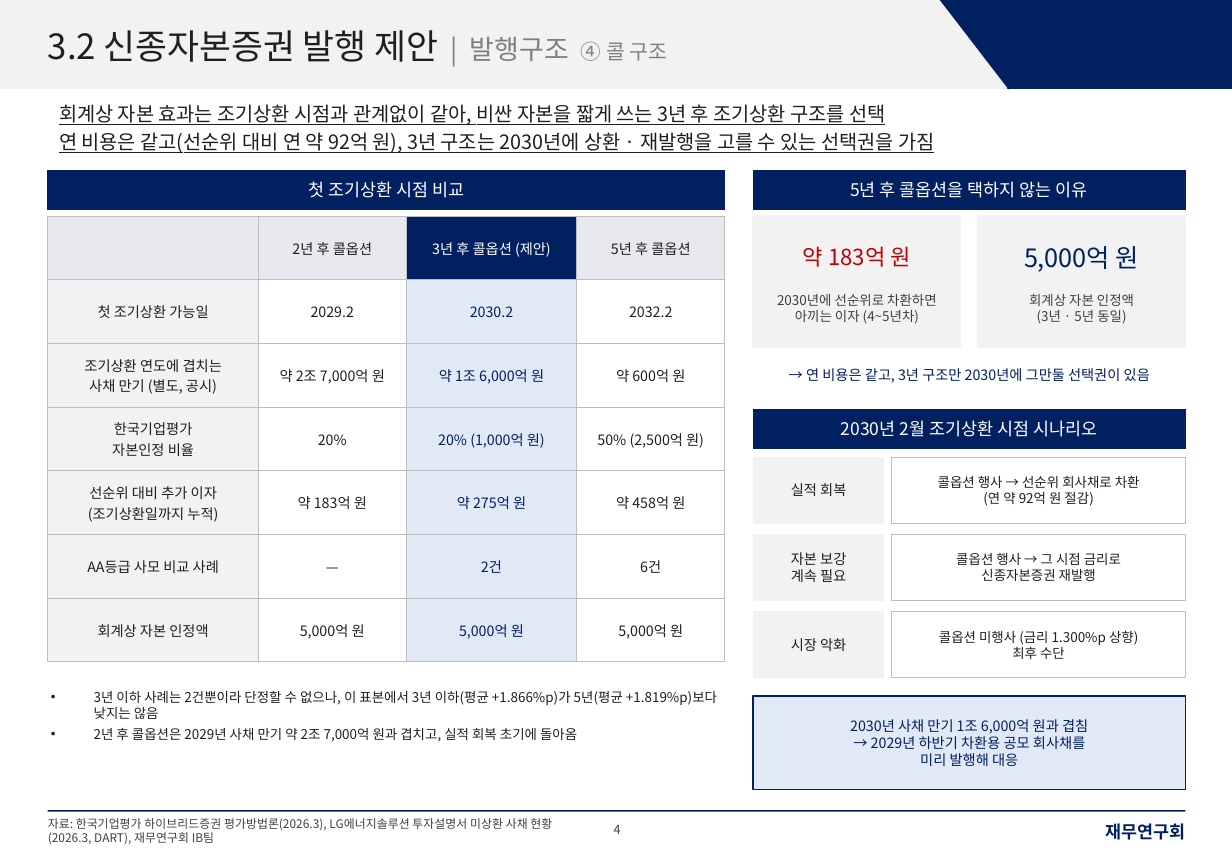
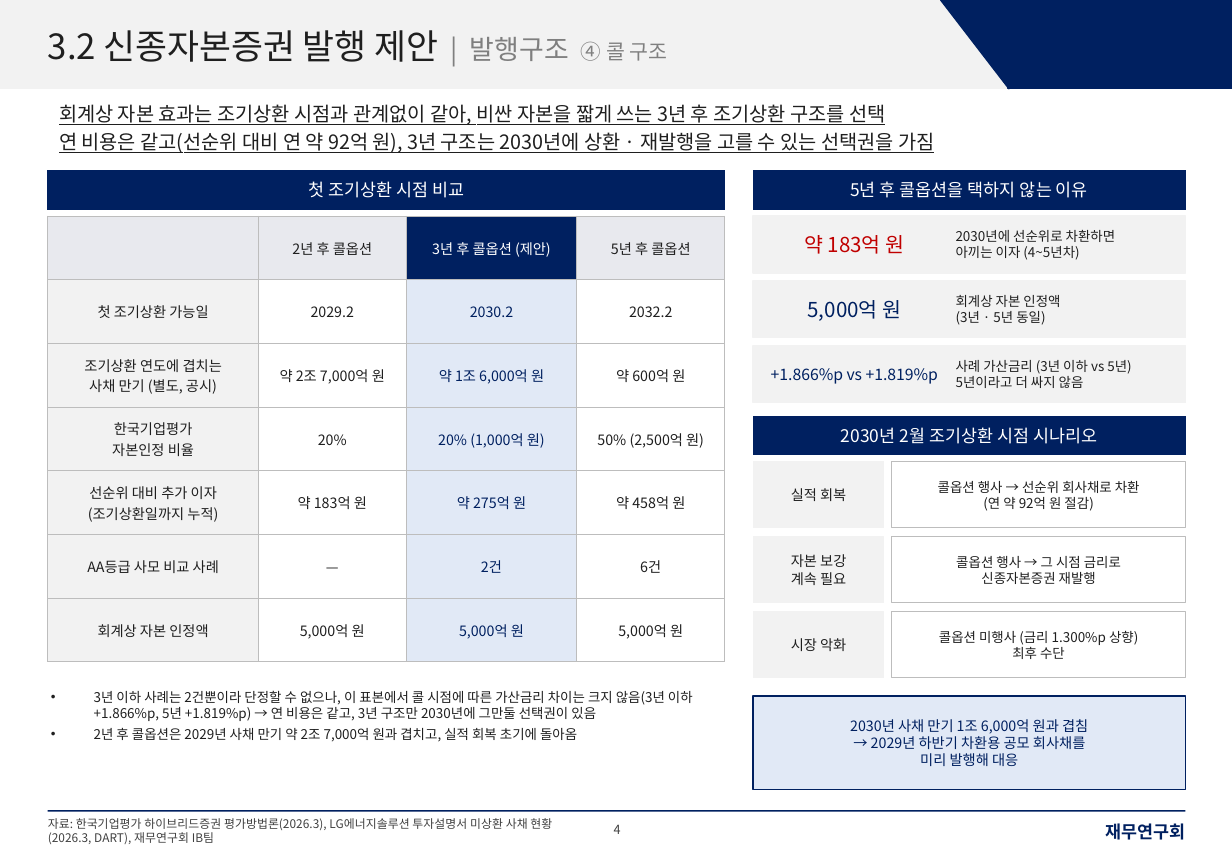
Before and after one commit to shy065542-rgb/SSHHYY, a slide deck: slide 4 of LGES_신종_발행구조_재무연구회양식.pptx. Drawn at 1232x853 pixels with LibreOffice and Linux fonts; fonts in the diff are those of the drawing. Boxes give left, top, right and bottom in pixels: in the first picture for what was removed or moved away, otherwise in the second. Text is boxed around its words. In the diff, an @@ line names an element or a change of style, - is before the commit and + after.

```diff
--- a/LGES_신종_발행구조_재무연구회양식.pptx
+++ b/LGES_신종_발행구조_재무연구회양식.pptx
@@ rectangle: place and size @@
-rectangle at [753,216,960,347]
+rectangle at [753,216,1185,273]
@@ text "약 183억 원": place and size @@
-text "약 183억 원" at [803,246,910,267]
+text "약 183억 원" at [804,235,904,254]
@@ text "약 183억 원" at [804,235,904,254]: size 14 to 13 pt @@
@@ text "2030년에 선순위로 차환하면" at [956,230,1116,260]: text colour #404040 to #1F1F1F; alignment centre to left; vertical alignment top to middle @@
@@ text "2030년에 선순위로 차환하면": place and size @@
-text "2030년에 선순위로 차환하면" at [777,294,937,324]
+text "2030년에 선순위로 차환하면" at [956,230,1116,260]
@@ rectangle: place and size @@
-rectangle at [978,216,1185,347]
+rectangle at [753,281,1185,338]
@@ text "5,000억 원": place and size @@
-text "5,000억 원" at [1024,246,1139,272]
+text "5,000억 원" at [808,300,901,321]
@@ text "5,000억 원" at [808,300,901,321]: size 16 to 13 pt @@
@@ text "회계상 자본 인정액": place and size @@
-text "회계상 자본 인정액" at [1029,294,1134,324]
+text "회계상 자본 인정액" at [956,295,1060,325]
@@ text "회계상 자본 인정액" at [956,295,1060,325]: text colour #404040 to #1F1F1F; alignment centre to left; vertical alignment top to middle @@
@@ rectangle: place and size @@
-rectangle at [806,368,1150,383]
+rectangle at [753,346,1185,403]
@@ rectangle at [753,346,1185,403]: fill none to #F2F2F2; outline none to #F2F2F2 1 pt @@
@@ text added at [771,368,938,384], 10 pt, text #002060 @@
++1.866%p vs +1.819%p
@@ text in rectangle at [806,368,1150,383]: text removed @@
-→ 연 비용은 같고, 3년 구조만 2030년에 그만둘 선택권이 있음
@@ text added at [956,360,1131,388], 8.5 pt, text #1F1F1F @@
+사례 가산금리 (3년 이하 vs 5년)
+5년이라고 더 싸지 않음
@@ 3 rectangles: place and size @@
-3 rectangles at [753,410,1185,523]
+3 rectangles at [753,416,1185,528]
@@ text at [94,690,693,721]: text changed @@
-• 3년 이하 사례는 2건뿐이라 단정할 수 없으나, 이 표본에서 3년 이하(평균 +1.866%p)가 5년(평균 +1.819%p)보다 낮지는 않음
+• 3년 이하 사례는 2건뿐이라 단정할 수 없으나, 이 표본에서 콜 시점에 따른 가산금리 차이는 크지 않음(3년 이하 +1.866%p, 5년 +1.819%p) → 연 비용은 같고, 3년 구조만 2030년에 그만둘 선택권이 있음
```
Also in this commit, not shown: 5 other slides changed.
